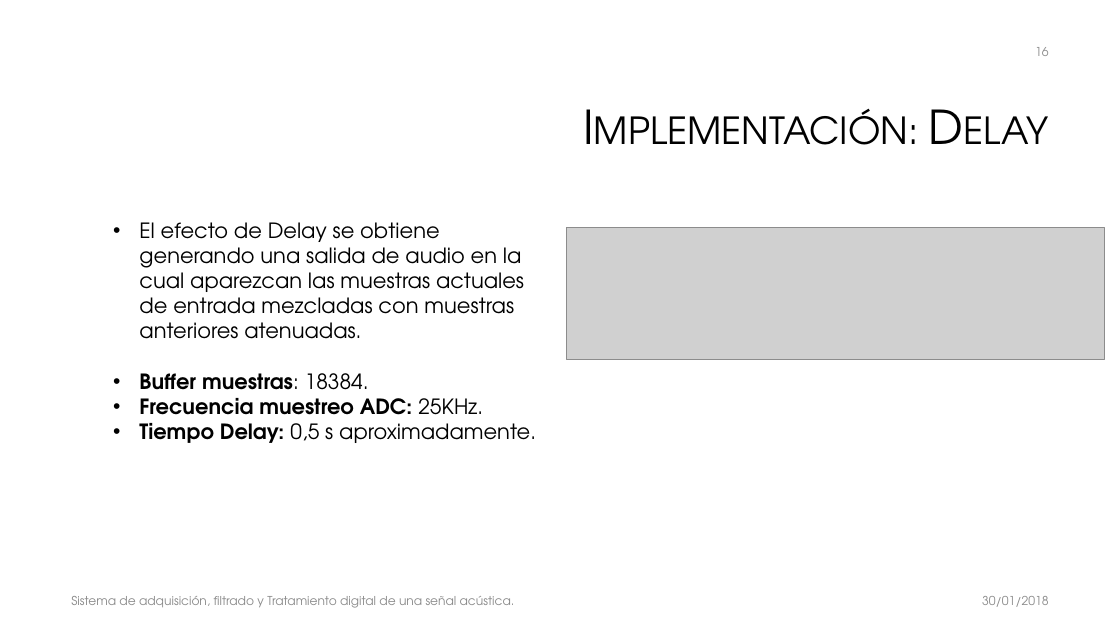
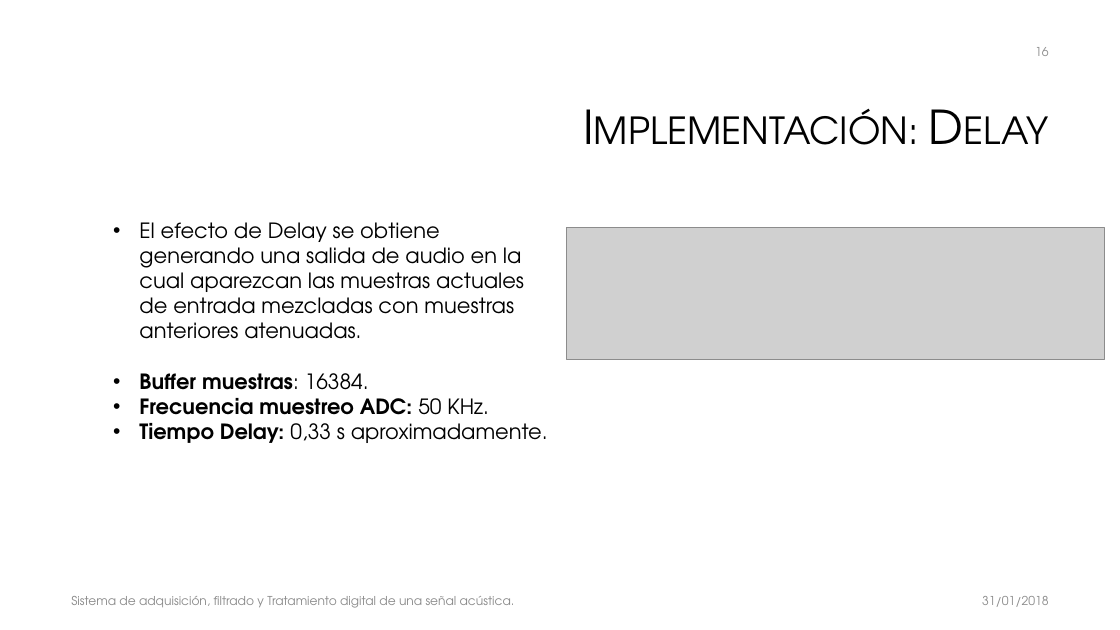
Before and after one commit to galledohm/Prueba1, a slide deck: slide 16 of Subsis/Presentación/Sistema de adquisición, filtrado y Tratamiento digital.pptx. Drawn at 1120x630 pixels with LibreOffice and Linux fonts; fonts in the diff are those of the drawing; grey boxes stand for pictures; background and template pictures are left out. Boxes give left, top, right and bottom in pixels: in the first picture for what was removed or moved away, otherwise in the second. Text is boxed around its words. In the diff, an @@ line names an element or a change of style, - is before the commit and + after.

```diff
--- a/Subsis/Presentación/Sistema de adquisición, filtrado y Tratamiento digital.pptx
+++ b/Subsis/Presentación/Sistema de adquisición, filtrado y Tratamiento digital.pptx
@@ text at (x1=139, y1=373, x2=548, y2=443): text changed @@
-  • Buffer muestras: 18384.
-  • Frecuencia muestreo ADC: 25KHz.
-  • Tiempo Delay: 0,5 s aproximadamente.
+  • Buffer muestras: 16384.
+  • Frecuencia muestreo ADC: 50 KHz.
+  • Tiempo Delay: 0,33 s aproximadamente.
@@ text at (x1=982, y1=596, x2=1048, y2=607): text changed @@
-30/01/2018
+31/01/2018
```
Also in this commit, not shown: 27 other slides changed.
